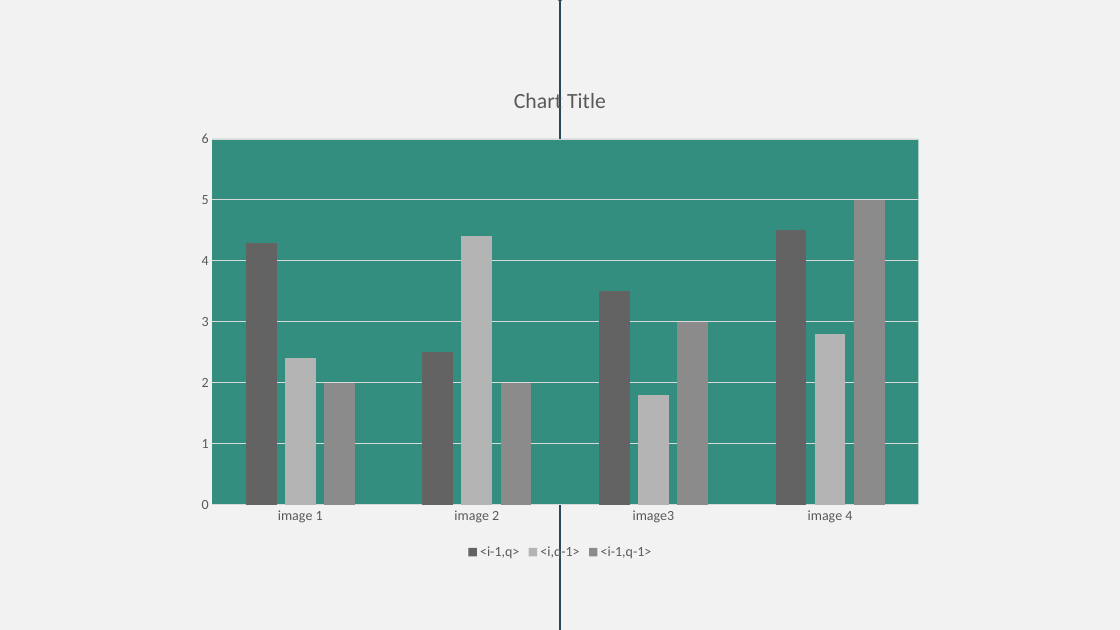
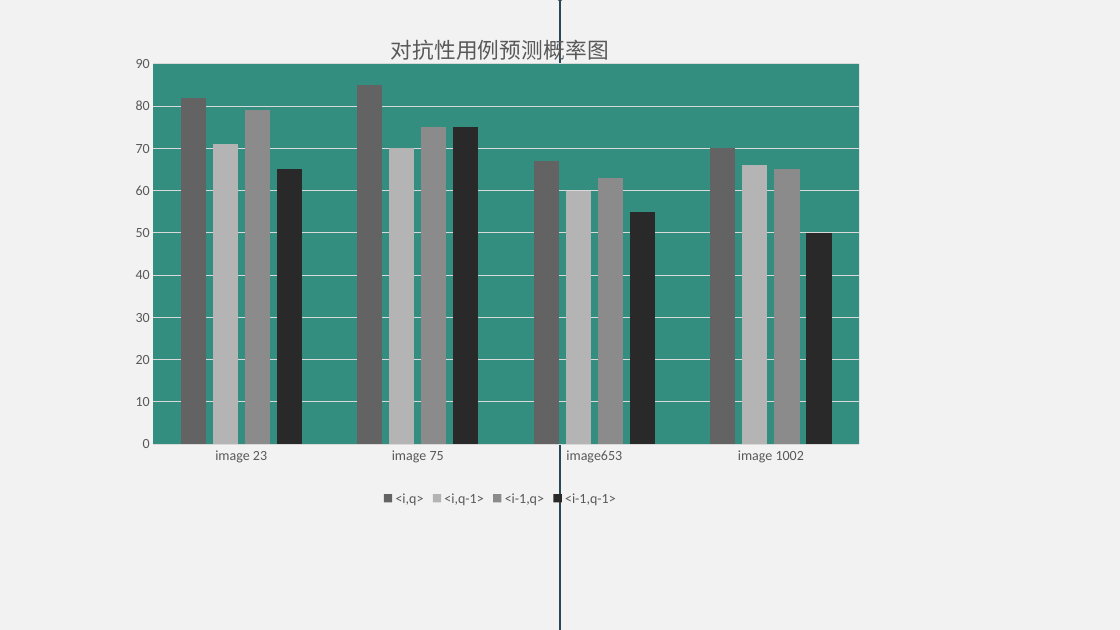
Before and after one commit to ChenZiHong-Gavin/Semantic-Equivalent-Adversarial-Data, a slide deck: slide 30 of doc/3. PPT/用于视觉问答的语义等效对抗性数据扩展.pptx. Drawn at 1120x630 pixels with LibreOffice and Linux fonts; fonts in the diff are those of the drawing. Boxes give left, top, right and bottom in pixels: in the first picture for what was removed or moved away, otherwise in the second. Text is boxed around its words. In the diff, an @@ line names an element or a change of style, - is before the commit and + after.

```diff
--- a/doc/3. PPT/用于视觉问答的语义等效对抗性数据扩展.pptx
+++ b/doc/3. PPT/用于视觉问答的语义等效对抗性数据扩展.pptx
@@ column chart at [127,12,874,510] @@
@@ title "对抗性用例预测概率图 " added @@
-categories: image 1, image 2, image3, image 4
+categories: image 23, image 75, image653, image 1002
-<i-1,q>: 4.3, 2.5, 3.5, 4.5
+<i,q>: 82, 85, 67, 70
-<i,q-1>: 2.4, 4.4, 1.8, 2.8
+<i,q-1>: 71, 70, 60, 66
-<i-1,q-1>: 2, 2, 3, 5
+<i-1,q>: 79, 75, 63, 65
+<i-1,q-1>: 65, 75, 55, 50
@@ plot area changed @@
@@ column chart: place and size @@
-column chart at [187,66,933,565]
+column chart at [127,12,874,510]
```
Also in this commit, not shown: 2 other files.
